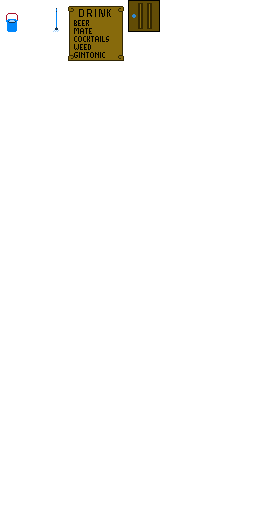
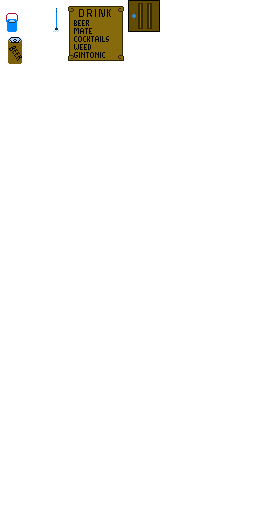
Revision of a layered 256 x 512 image; what changed, layer by layer:
pixels changed over <box>8,37,22,64</box> (layer not identified)
